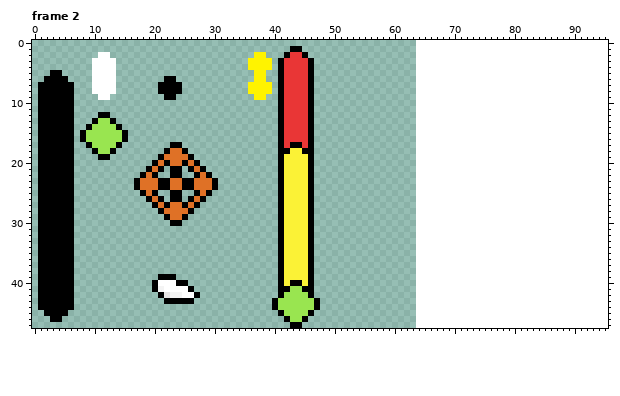
Two versions of one pixel-art file, assets/sprites/aim_system.aseprite. The picture above was drawn from the file before the commit.
64x48 pixels, 5 frames. Colours within 5 levels of each other are drawn and written as one. Shown: frame 2. The old version is drawn lined up with the new one, on the new canvas. The commit also changed other frames, which this record leaves out.
After:
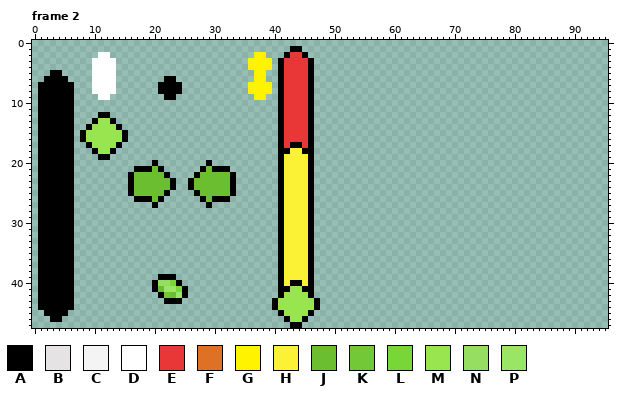
Palette (. is transparent): A #000000  B #e5e3e3  C #f4f4f4  D #ffffff  E #e93636  F #df7126  G #fff300  H #fbf236  J #6abe30  K #73c837  L #78d737  M #99e550  N #95de62  P #9ae565
Difference:
canvas 64x48 -> 96x48
--- frame 2
@@ x 14..35 @@
 16 MA....................
-17 A........AA...........
-18 ........AFFA..........
-19 .......AFFFFA.........
-20 ......AFAFFAFA........
-21 .....AFA.AA.AFA.......
-22 ....AFA..AA..AFA......
-23 ...AFFFAAFFAAFFFA.....
-24 ...AFFFAAFFAAFFFA.....
-25 ....AFA..AA..AFA......
-26 .....AFA.AA.AFA.......
-27 ......AFAFFAFA........
-28 .......AFFFFA.........
-29 ........AFFA..........
-30 .........AA...........
+17 A.....................
+18 ......................
+19 ......................
+20 ......A........A......
+21 ...AAAJA......AJAAA...
+22 ..AJJJJJA....AJJJJJA..
+23 ..AJJJJJJA..AJJJJJJA..
+24 ..AJJJJJJA..AJJJJJJA..
+25 ..AJJJJJA....AJJJJJA..
+26 ...AAAJA......AJAAA...
+27 ......A........A......
+28 ......................
+29 ......................
+30 ......................
 31 ......................
@@ x 19..29 @@
 39 ..AAA......
-40 .ADDDAA....
-41 .ACDDDDA...
-42 ..ABCCDDA..
-43 ...AAAAA...
+40 .ANNLA.....
+41 .AJPPLA....
+42 ..AKJPA....
+43 ...AAA.....
 44 ...........
Where, in picture pixels (left, top, right, bottom), the same in both pictures:
changed: (128, 142, 236, 226)
changed: (158, 280, 200, 304)
